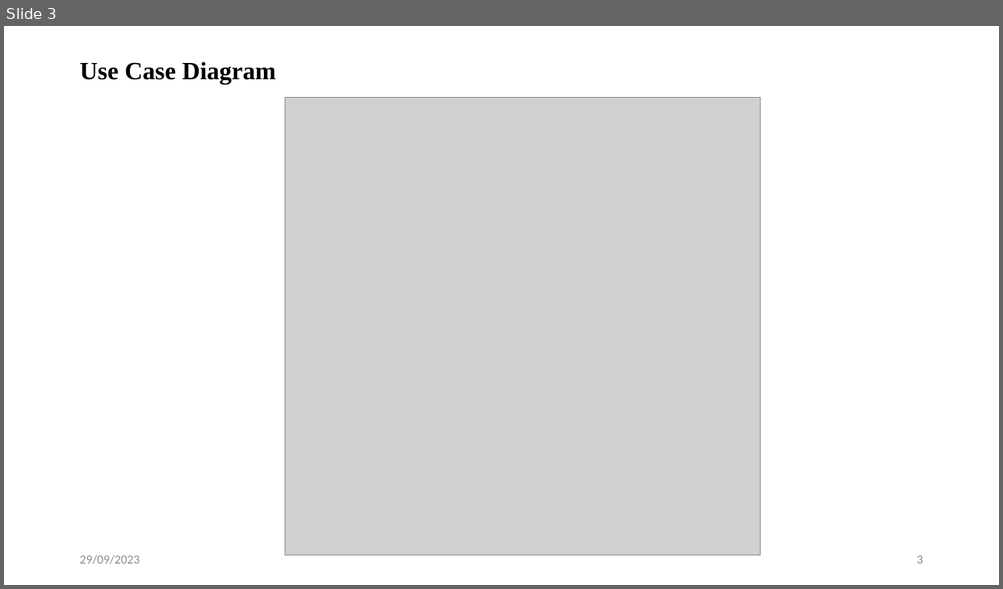
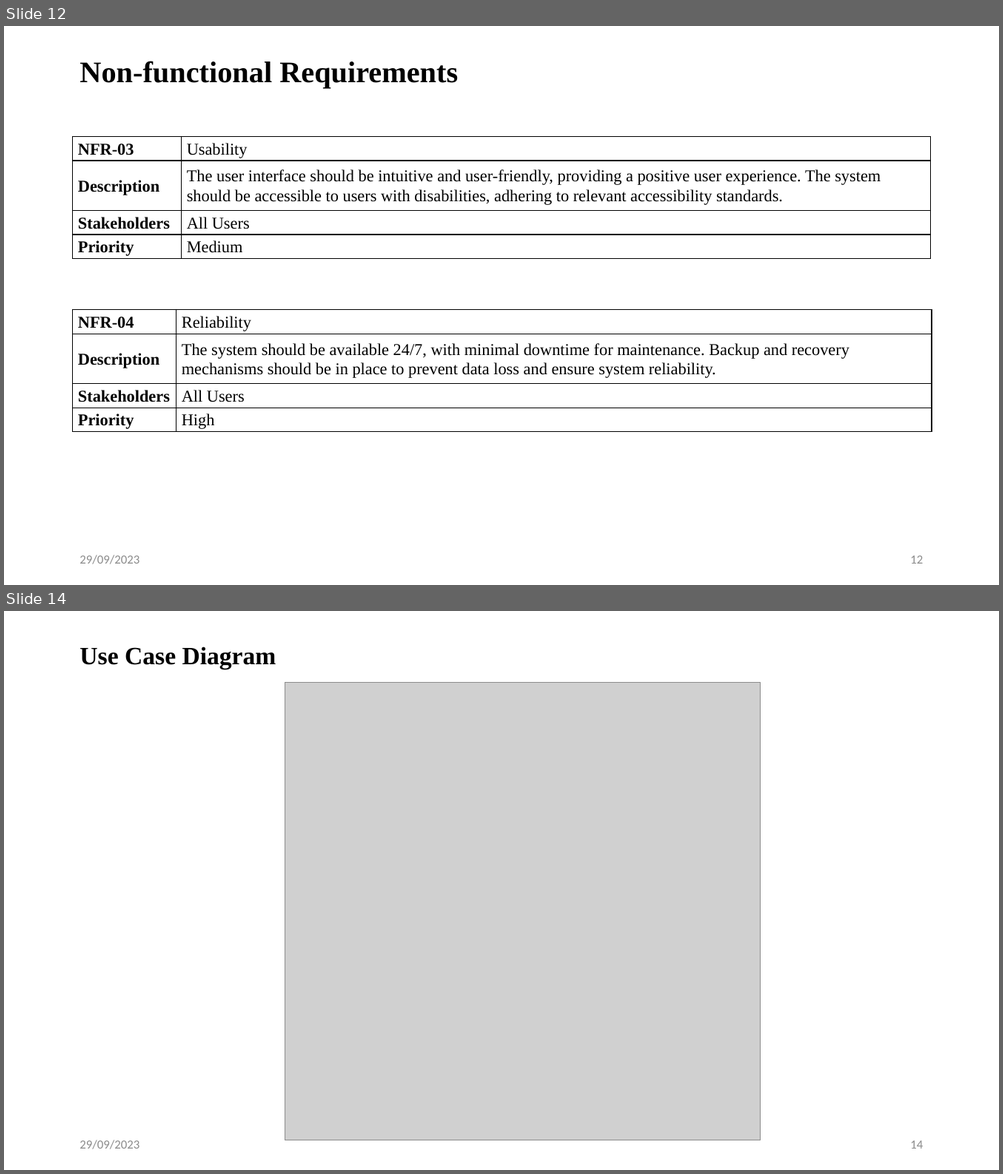
Before and after one commit to iprosenjitp/Tech-School, a slide deck: Materials/Mid Defense.pptx. Shown one above the other, each under a label of ours: slide 3 before the commit, slides 12 and 14 after it; the slides between them are not shown. The pictures are 1003x589 and 1003x1174 pixels, drawn with LibreOffice and Linux fonts; fonts in the diff are those of the drawing; grey boxes stand for pictures. Boxes give left, top, right and bottom in pixels: in the first picture for what was removed or moved away, otherwise in the second. Text is boxed around its words. In the diff, an @@ line names an element or a change of style, - is before the commit and + after.

```diff
--- a/Materials/Mid Defense.pptx
+++ b/Materials/Mid Defense.pptx
@@ slide 12 added at (4, 26, 999, 585), background #FFFFFF @@
@@ title added at (79, 61, 458, 89), 28.8 pt, text #000000, bold @@
+Non-functional Requirements
@@ table added at (73, 136, 930, 259), 4 rows, 2 columns @@
+NFR-03 | Usability
+Description | The user interface should be intuitive and user-friendly, providing a positive user experience. The system should be accessible to users with disabilities, adhering to relevant accessibility standards.
+Stakeholders | All Users
+Priority | Medium
@@ table added at (73, 309, 932, 432), 4 rows, 2 columns @@
+NFR-04 | Reliability
+Description | The system should be available 24/7, with minimal downtime for maintenance. Backup and recovery mechanisms should be in place to prevent data loss and ensure system reliability.
+Stakeholders | All Users
+Priority | High
@@ text added at (79, 555, 139, 565), 12 pt, text #8C8C8C @@
+29/09/2023
@@ page number added at (910, 556, 922, 564), 12 pt, text #8C8C8C @@
+12
@@ what was slide 3 is now slide 14 @@
@@ page number at (910, 1141, 922, 1149): text changed @@
-3
+14
```
Also in this commit, not shown: 1 slide changed, 10 other slides added, 1 other file.
